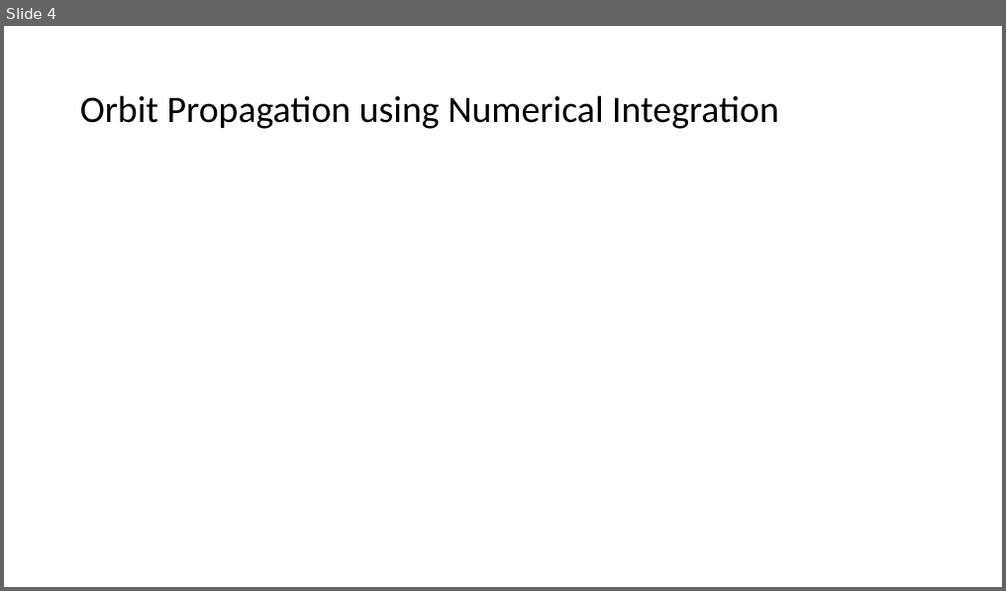
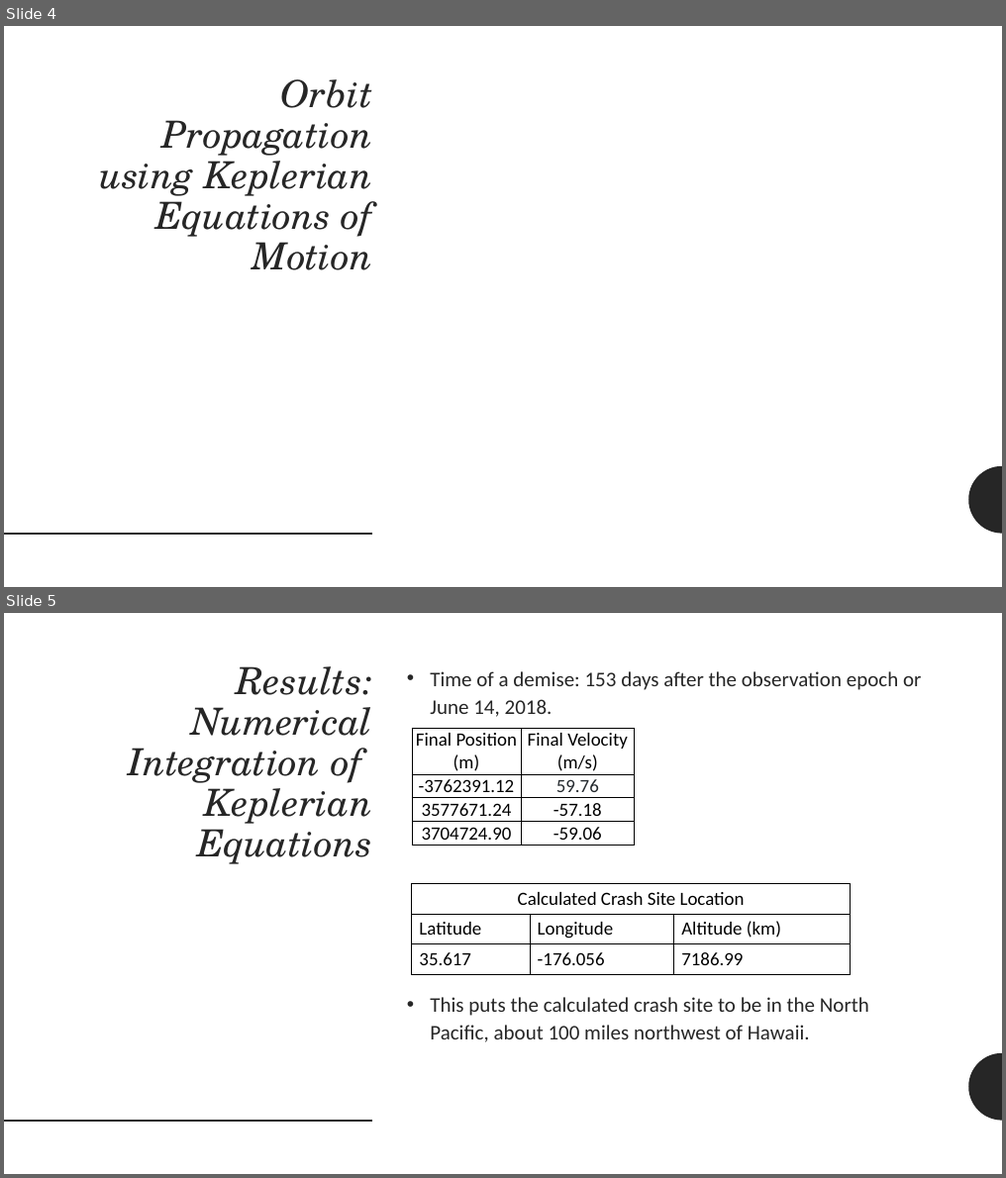
Before and after one commit to gankoji/ame557-proj2, a slide deck: Presentation_Slides/AME 557 Project 2 Outline.pptx. Shown one above the other, each under a label of ours: slide 4 before the commit, slides 4 and 5 after it. The pictures are 1006x591 and 1006x1178 pixels, drawn with LibreOffice and Linux fonts; fonts in the diff are those of the drawing; grey boxes stand for pictures. Boxes give left, top, right and bottom in pixels: in the first picture for what was removed or moved away, otherwise in the second. Text is boxed around its words. In the diff, an @@ line names an element or a change of style, - is before the commit and + after.

```diff
--- a/Presentation_Slides/AME 557 Project 2 Outline.pptx
+++ b/Presentation_Slides/AME 557 Project 2 Outline.pptx
@@ slide 5 added at box(4, 613, 1002, 1174), background #FFFFFF; not listed: 2 template elements that a slide beside it also shows @@
@@ text added at box(128, 666, 373, 864), 36 pt, text #262626, italic @@
+Results: Numerical Integration of Keplerian Equations
@@ text added at box(430, 671, 921, 1043), 20 pt, text #262626 @@
+• Time of a demise: 153 days after the observation epoch or June 14, 2018.
+• This puts the calculated crash site to be in the North Pacific, about 100 miles northwest of Hawaii.
@@ table added at box(412, 728, 635, 844), 4 rows, 2 columns @@
+Final Position (m) | Final Velocity (m/s)
+-3762391.12 | 59.76
+3577671.24 | -57.18
+3704724.90 | -59.06
@@ table added at box(412, 883, 850, 974), 3 rows, 3 columns @@
+Calculated Crash Site Location |  | 
+Latitude | Longitude | Altitude (km)
+35.617 | -176.056 | 7186.99
@@ slide 4 changed as well @@
@@ title "Orbit Propagation using Keplerian Equations ..." at box(99, 79, 373, 271): vertical alignment middle to top @@
@@ title at box(99, 79, 373, 271): text changed; font Calibri to TeX Gyre Schola; text colour #000000 to #262626; italic on @@
-Orbit Propagation using Numerical Integration
+Orbit Propagation using Keplerian Equations of Motion
@@ freeform shape added at box(969, 467, 1002, 534), fill #262626 @@
@@ line added from (4, 534) to (372, 534), #262626 2 pt @@
```
Also in this commit, not shown: 6 other slides changed, 2 other slides added, 1 slide removed.
